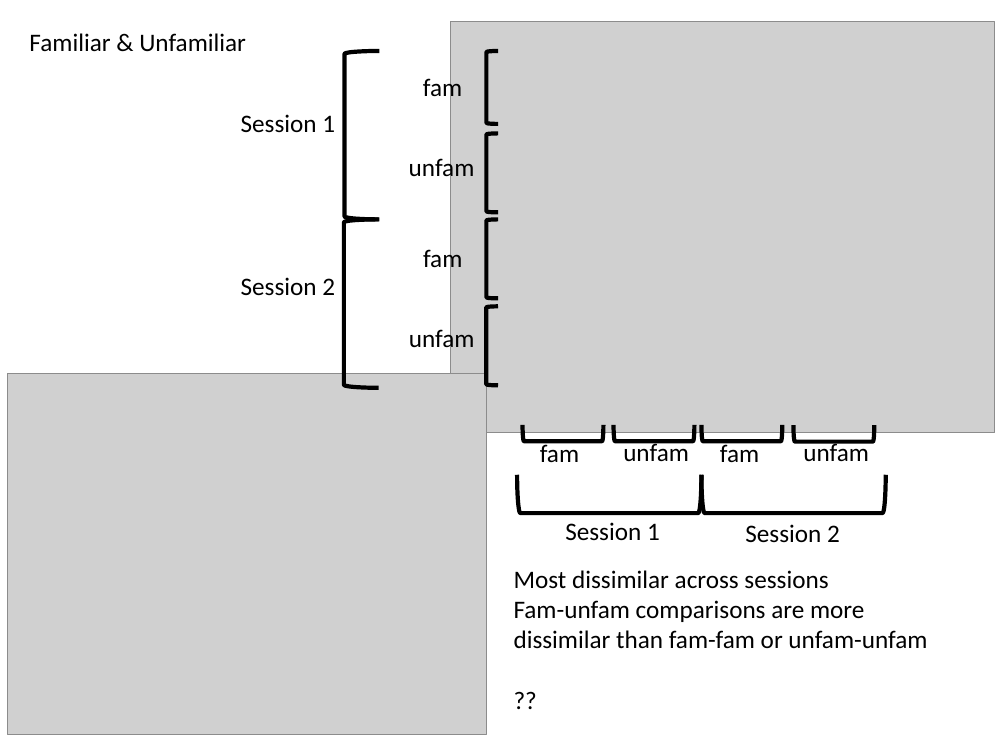
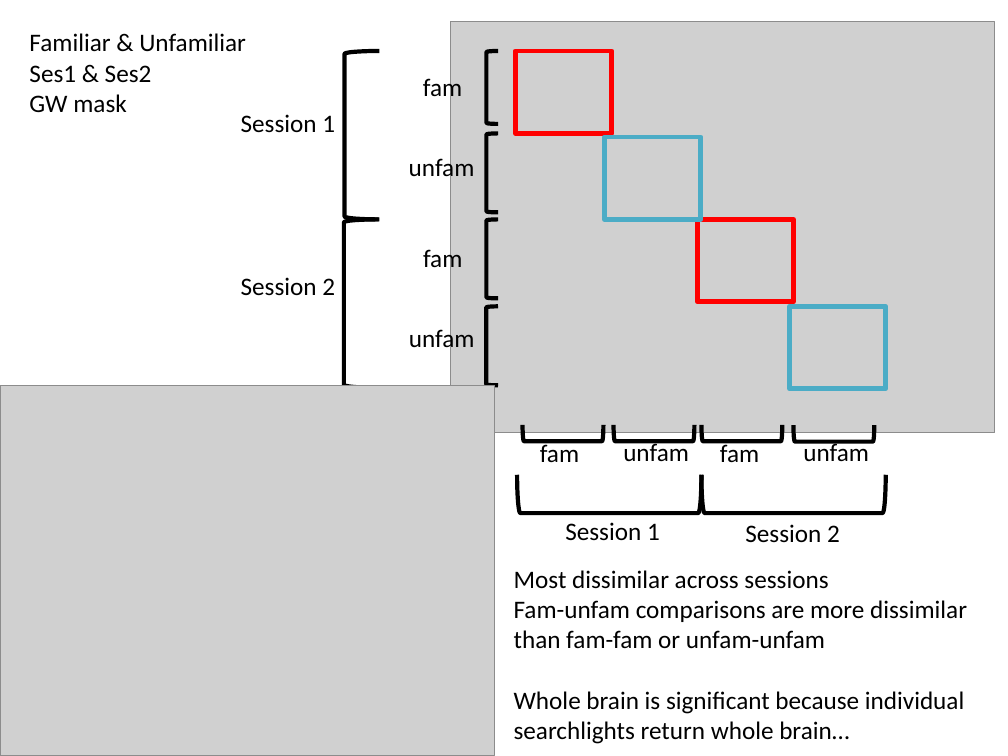
Before and after one commit to asternin/PhDProject, a slide deck: slide 7 of Music and Memory/fMRI analysis/2019.02-SearchlightDSMsummary.pptx. Drawn at 1008x756 pixels with LibreOffice and Linux fonts; fonts in the diff are those of the drawing; grey boxes stand for pictures. Boxes give left, top, right and bottom in pixels: in the first picture for what was removed or moved away, otherwise in the second. Text is boxed around its words. In the diff, an @@ line names an element or a change of style, - is before the commit and + after.

```diff
--- a/Music and Memory/fMRI analysis/2019.02-SearchlightDSMsummary.pptx
+++ b/Music and Memory/fMRI analysis/2019.02-SearchlightDSMsummary.pptx
@@ rectangle added at (x1=515, y1=51, x2=611, y2=134), outline #FF0000 3.5 pt @@
@@ text at (x1=29, y1=65, x2=152, y2=113): paragraphs added @@
+Ses1 & Ses2
+GW mask
@@ rectangle added at (x1=605, y1=137, x2=701, y2=220), outline #4BACC6 3.5 pt @@
@@ rectangle added at (x1=698, y1=220, x2=793, y2=302), outline #FF0000 3.5 pt @@
@@ rectangle added at (x1=789, y1=306, x2=885, y2=389), outline #4BACC6 3.5 pt @@
@@ picture resized from (x1=8, y1=373, x2=487, y2=735) to (x1=0, y1=385, x2=495, y2=756) @@
@@ text at (x1=514, y1=691, x2=964, y2=744): text changed @@
-??
+Whole brain is significant because individual searchlights return whole brain…
```
Also in this commit, not shown: 5 other slides changed, 2 other files.
